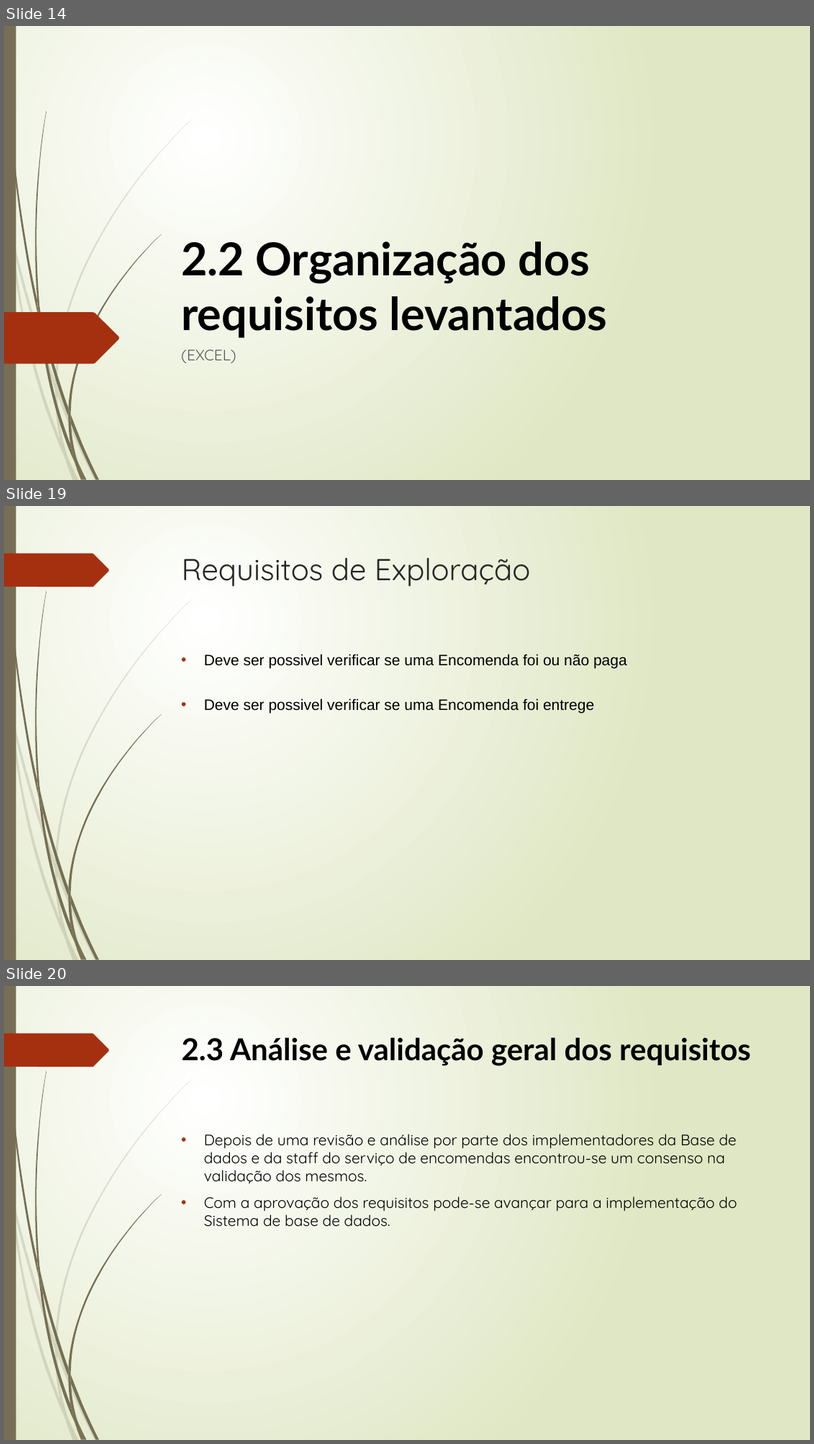
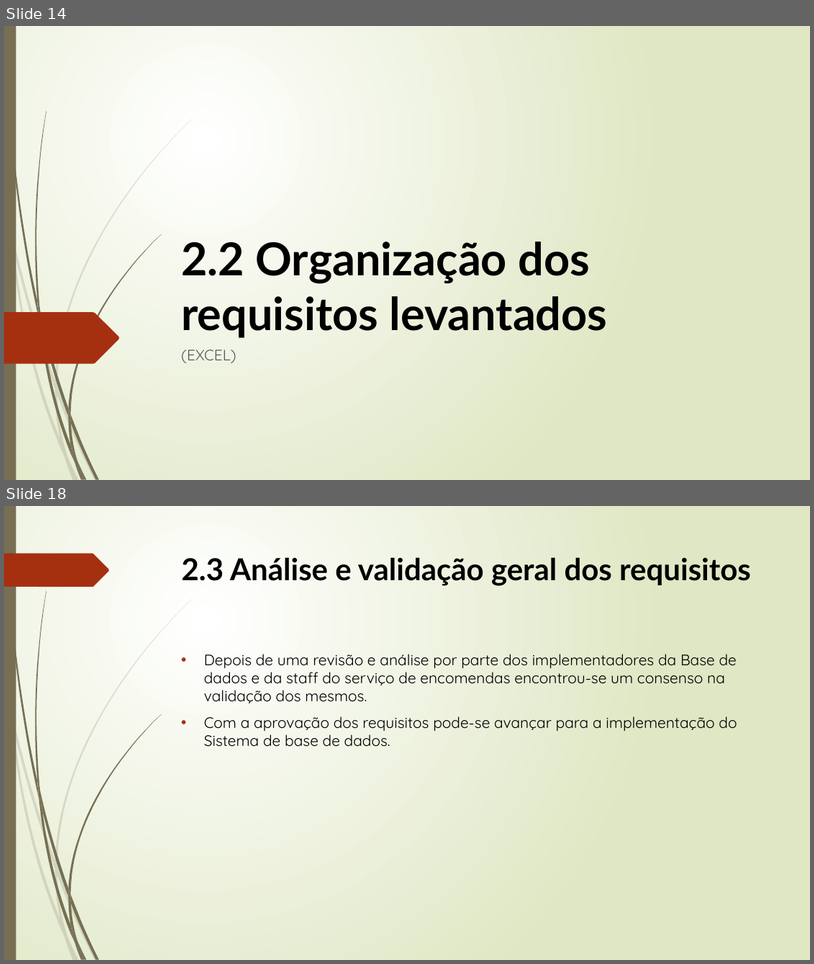
Before and after one commit to Lucenix/BD-TP, a slide deck: Apresentação1.pptx. Shown one above the other, each under a label of ours: slides 14, 19 and 20 before the commit, slides 14 and 18 after it; the slides between them are not shown. The pictures are 814x1444 and 814x964 pixels, drawn with LibreOffice and Linux fonts; fonts in the diff are those of the drawing. Boxes give left, top, right and bottom in pixels: in the first picture for what was removed or moved away, otherwise in the second. Text is boxed around its words. In the diff, an @@ line names an element or a change of style, - is before the commit and + after.

```diff
--- a/Apresentação1.pptx
+++ b/Apresentação1.pptx
@@ slide 19 removed at (4,506,810,960), background gradient #FFFFFF to #DFE8C4; not listed: 24 template elements that a slide beside it also shows @@
@@ title removed at (182,558,530,587) @@
-Requisitos de Exploração
@@ text removed at (204,654,628,713) @@
-• Deve ser possivel verificar se uma Encomenda foi ou não paga
-• Deve ser possivel verificar se uma Encomenda foi entrege
@@ what was slide 20 is now slide 18 @@
```
Also in this commit, not shown: 2 slides changed, 5 slides added, 5 other slides removed.
